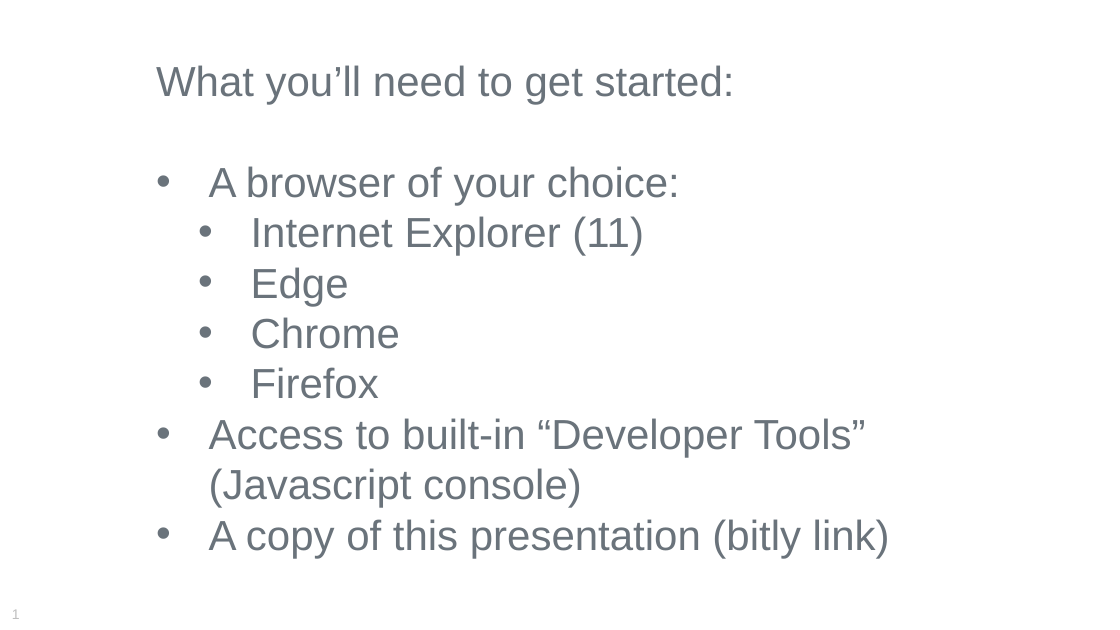
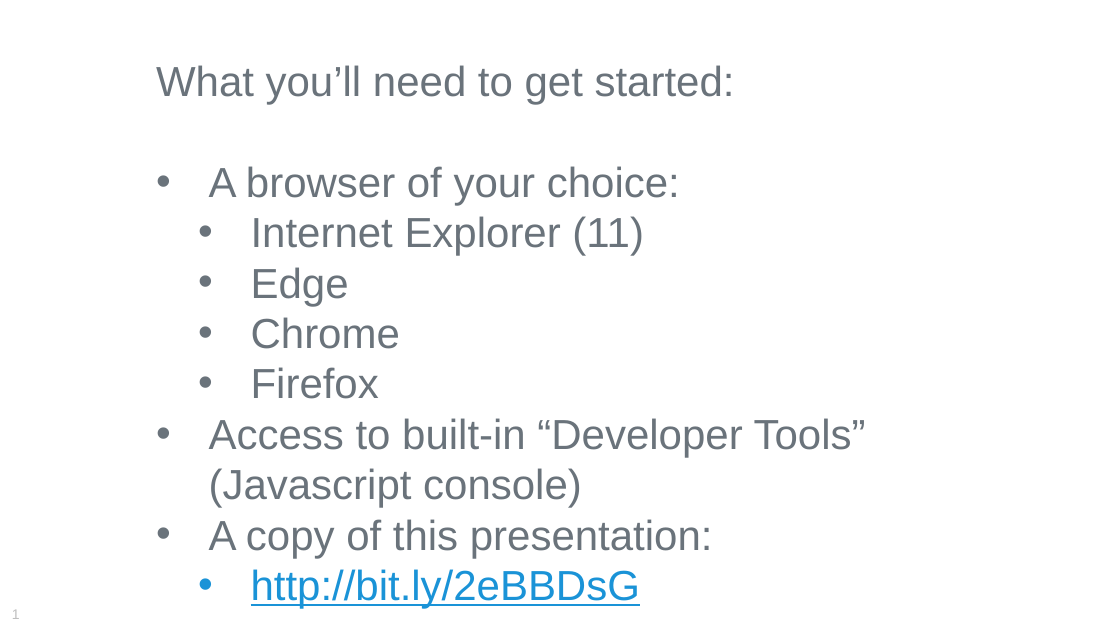
Before and after one commit to cerner/code-learning-lab, a slide deck: slide 2 of hands-on-with-smart-authorization-lab.pptx. Drawn at 1120x630 pixels with LibreOffice and Linux fonts; fonts in the diff are those of the drawing. Boxes give left, top, right and bottom in pixels: in the first picture for what was removed or moved away, otherwise in the second. Text is boxed around its words. In the diff, an @@ line names an element or a change of style, - is before the commit and + after.

```diff
--- a/hands-on-with-smart-authorization-lab.pptx
+++ b/hands-on-with-smart-authorization-lab.pptx
@@ text at <box>209,519,713,608</box>: text changed @@
-• A copy of this presentation (bitly link)
+• A copy of this presentation:
+  • http://bit.ly/2eBBDsG
```
Also in this commit, not shown: 1 other slide changed, 1 other file.
